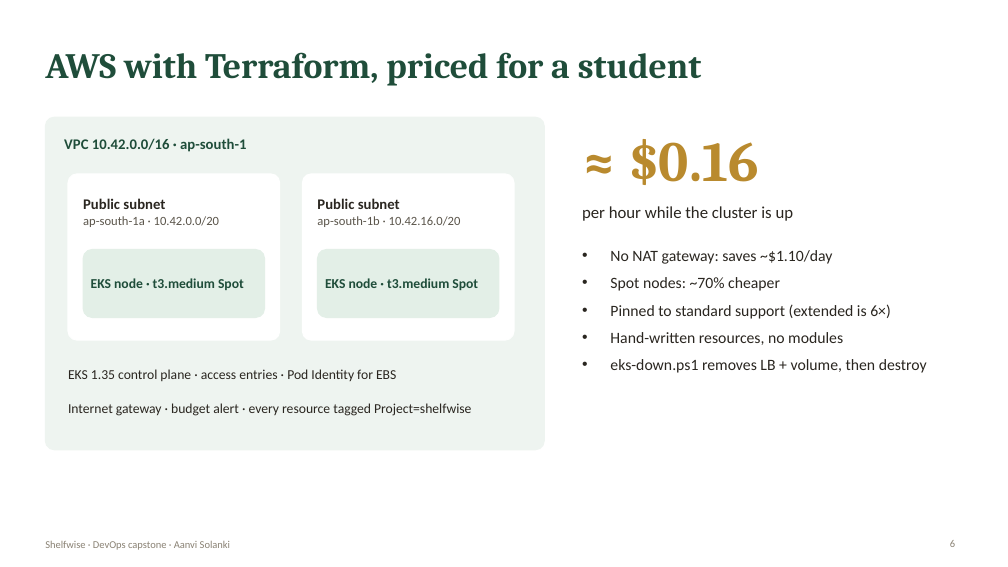
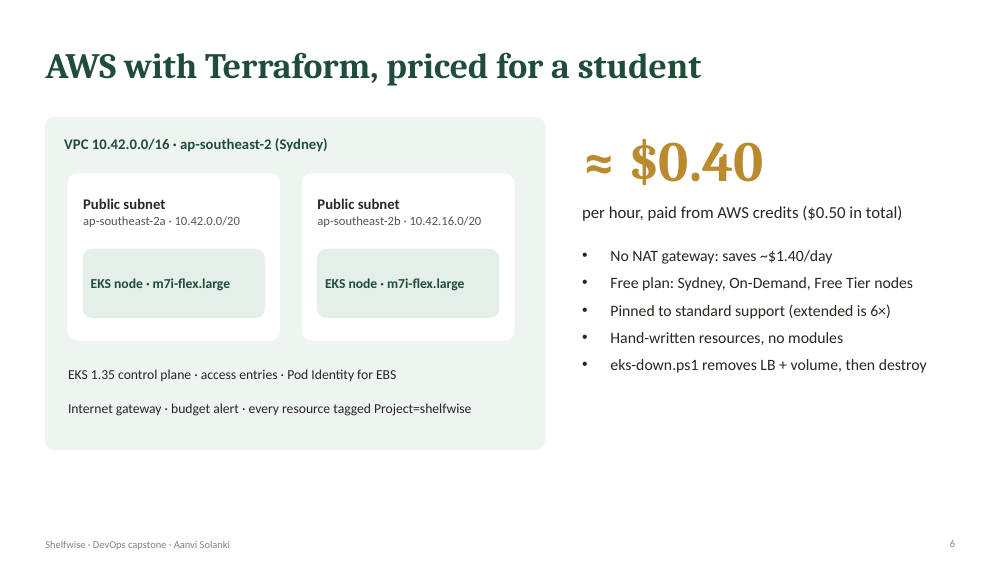
Before and after one commit to Aanviiii/DevOps-project, a slide deck: slide 6 of docs/Shelfwise-presentation.pptx. Drawn at 1008x567 pixels with LibreOffice and Linux fonts; fonts in the diff are those of the drawing. Boxes give left, top, right and bottom in pixels: in the first picture for what was removed or moved away, otherwise in the second. Text is boxed around its words. In the diff, an @@ line names an element or a change of style, - is before the commit and + after.

```diff
--- a/docs/Shelfwise-presentation.pptx
+++ b/docs/Shelfwise-presentation.pptx
@@ text at (x1=64, y1=138, x2=328, y2=152): text changed @@
-VPC 10.42.0.0/16 · ap-south-1
+VPC 10.42.0.0/16 · ap-southeast-2 (Sydney)
@@ text at (x1=628, y1=139, x2=764, y2=185): text changed @@
-≈ $0.16
+≈ $0.40
@@ text at (x1=582, y1=206, x2=903, y2=221): text changed @@
-per hour while the cluster is up
+per hour, paid from AWS credits ($0.50 in total)
@@ text at (x1=83, y1=216, x2=240, y2=227): text changed @@
-ap-south-1a · 10.42.0.0/20
+ap-southeast-2a · 10.42.0.0/20
@@ text at (x1=317, y1=216, x2=482, y2=227): text changed @@
-ap-south-1b · 10.42.16.0/20
+ap-southeast-2b · 10.42.16.0/20
@@ text at (x1=610, y1=250, x2=913, y2=291): text changed @@
-• No NAT gateway: saves ~$1.10/day
-• Spot nodes: ~70% cheaper
+• No NAT gateway: saves ~$1.40/day
+• Free plan: Sydney, On-Demand, Free Tier nodes
@@ text at (x1=91, y1=278, x2=230, y2=291): text changed @@
-EKS node · t3.medium Spot
+EKS node · m7i-flex.large
@@ text at (x1=325, y1=278, x2=464, y2=291): text changed @@
-EKS node · t3.medium Spot
+EKS node · m7i-flex.large
```
Also in this commit, not shown: 1 other slide changed, 10 other files.
